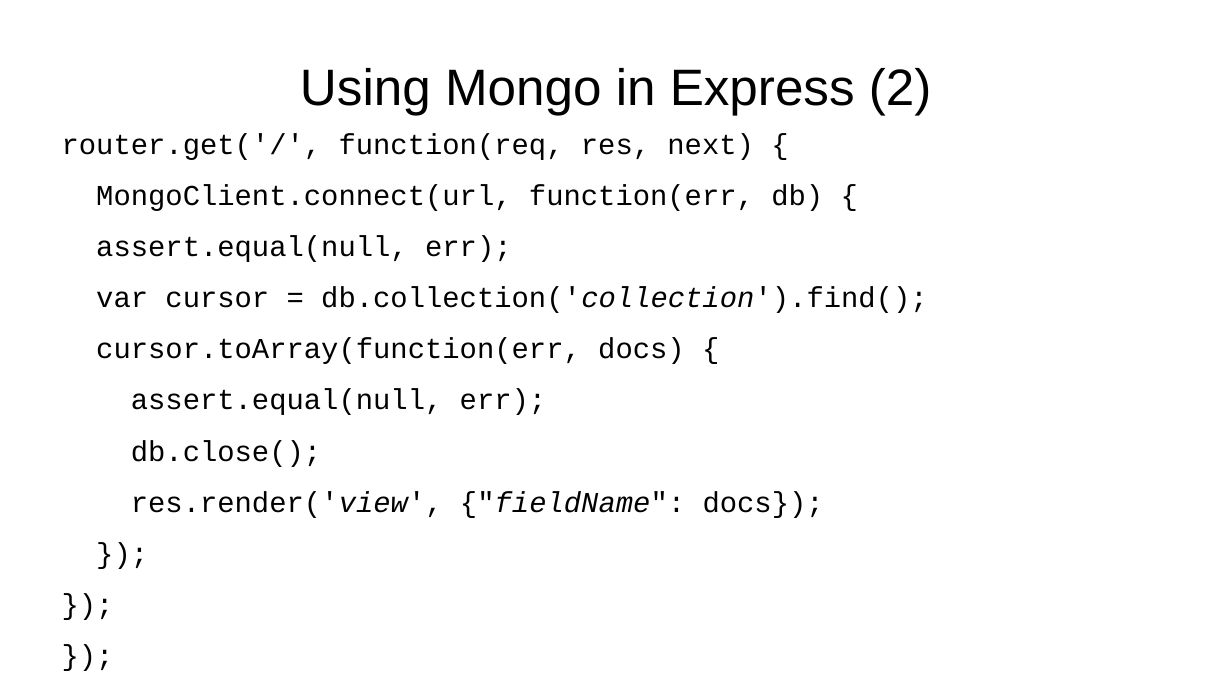
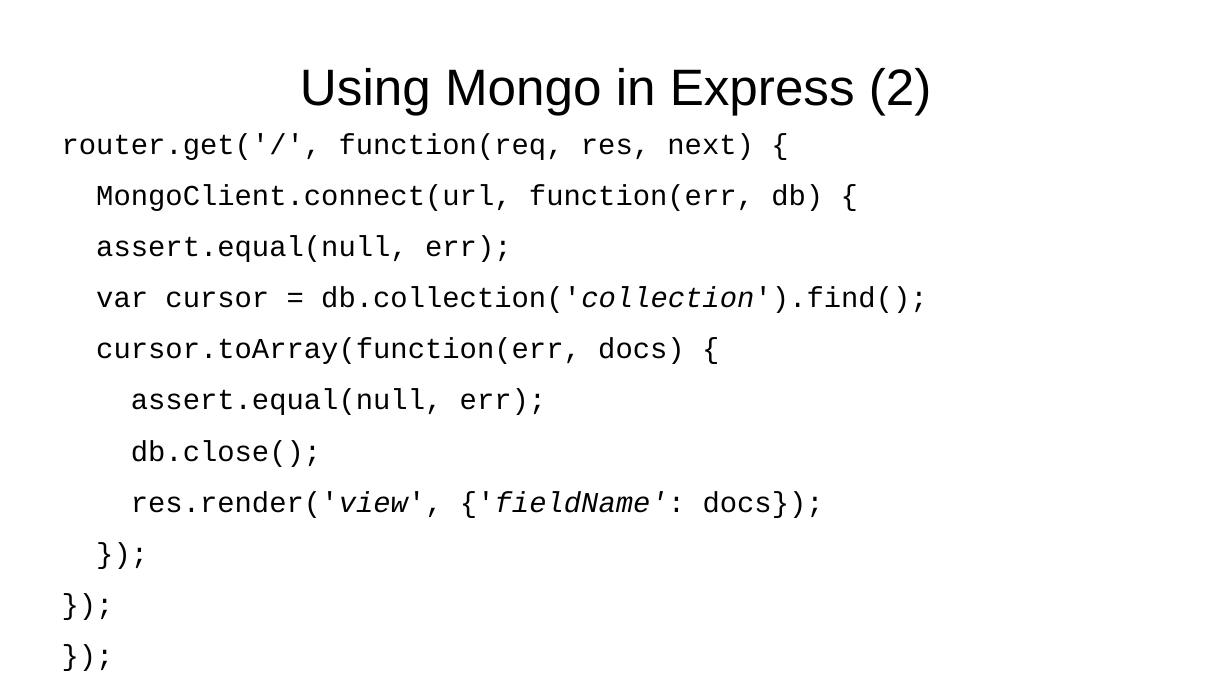
Before and after one commit to jdeisenberg/csclub_example, a slide deck: slide 12 of express_and_mongo.odp. Drawn at 1232x693 pixels with LibreOffice and Linux fonts; fonts in the diff are those of the drawing. Boxes give left, top, right and bottom in pixels: in the first picture for what was removed or moved away, otherwise in the second. Text is boxed around its words. In the diff, an @@ line names an element or a change of style, - is before the commit and + after.

```diff
--- a/express_and_mongo.odp
+++ b/express_and_mongo.odp
@@ text at <box>131,491,824,518</box>: text changed @@
-res.render('view', {"fieldName": docs});
+res.render('view', {'fieldName': docs});
```
Also in this commit, not shown: 4 other slides changed, 1 other file.
